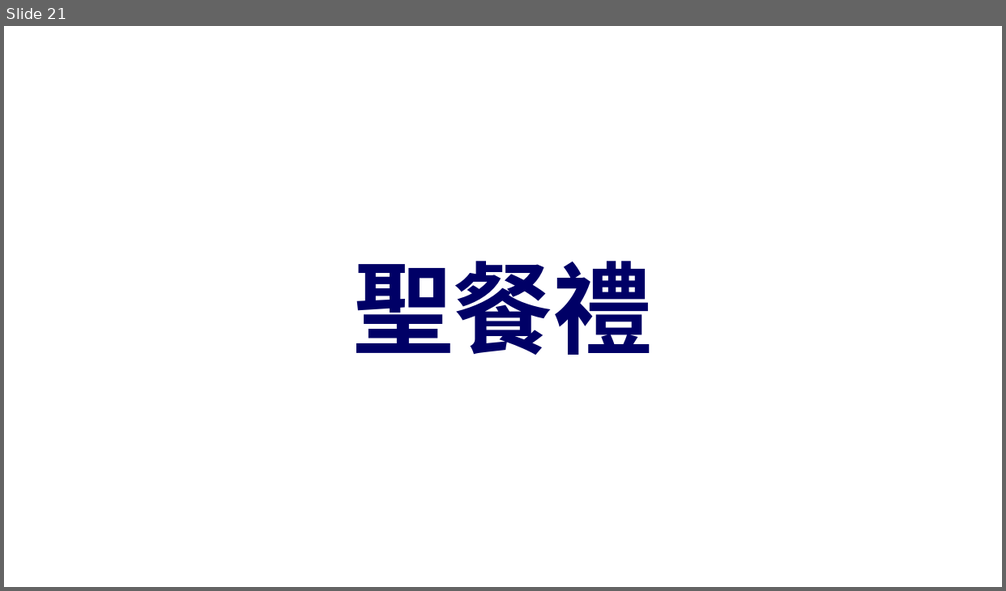
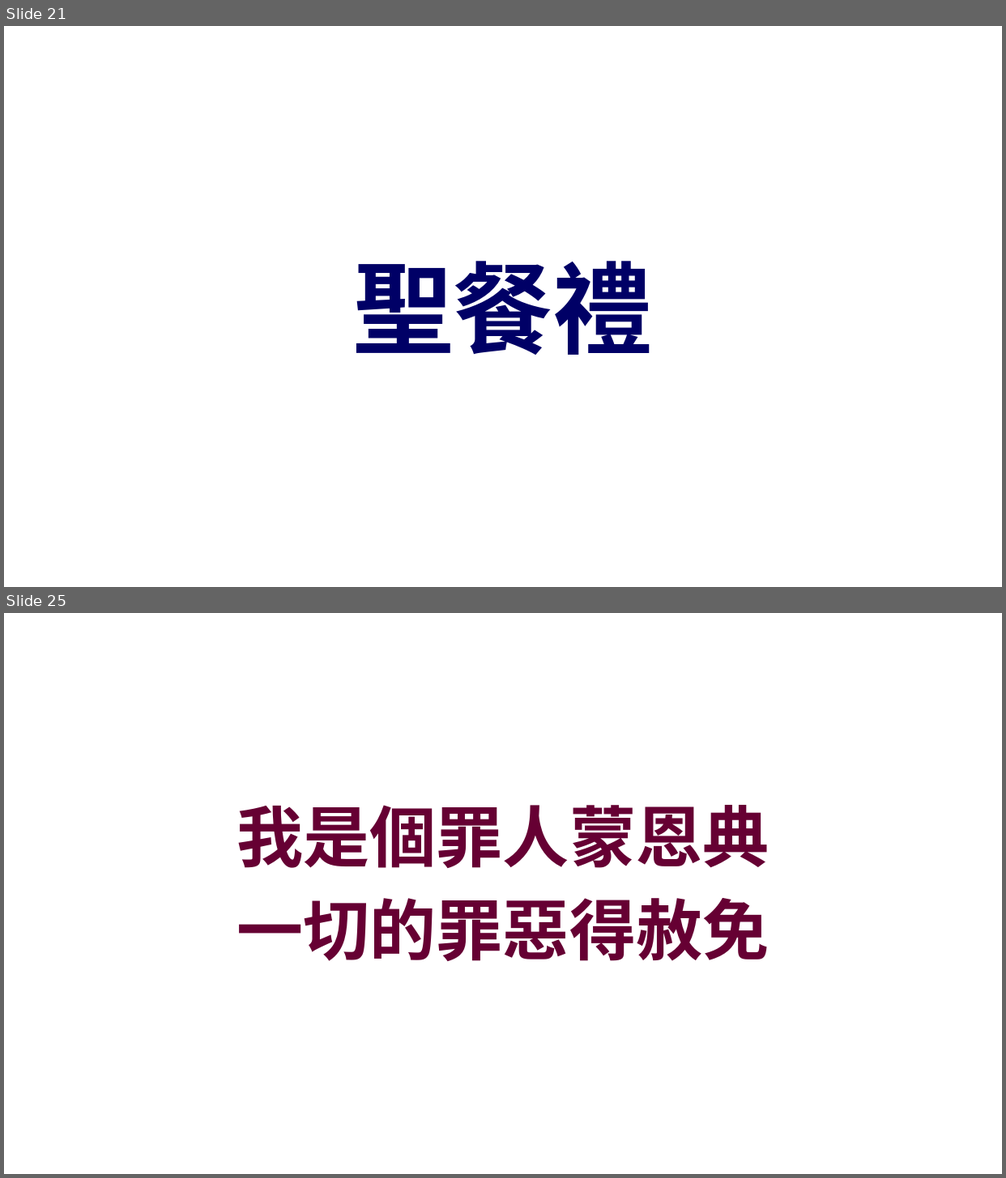
Before and after one commit to batisuoc/other-ppts, a slide deck: 崇拜流程_聖餐禮version.pptx. Shown one above the other, each under a label of ours: slide 21 before the commit, slides 21 and 25 after it; the slides between them are not shown. The pictures are 1006x591 and 1006x1178 pixels, drawn with LibreOffice and Linux fonts; fonts in the diff are those of the drawing; background and template pictures are left out. Boxes give left, top, right and bottom in pixels: in the first picture for what was removed or moved away, otherwise in the second. Text is boxed around its words. In the diff, an @@ line names an element or a change of style, - is before the commit and + after.

```diff
--- a/崇拜流程_聖餐禮version.pptx
+++ b/崇拜流程_聖餐禮version.pptx
@@ slide 25 added at [4, 613, 1002, 1174], background picture (left out) @@
@@ text added at [236, 805, 769, 961], 48 pt, text #660033, bold @@
+我是個罪人蒙恩典
+一切的罪惡得赦免
```
Also in this commit, not shown: 1 slide changed, 16 other slides added.
